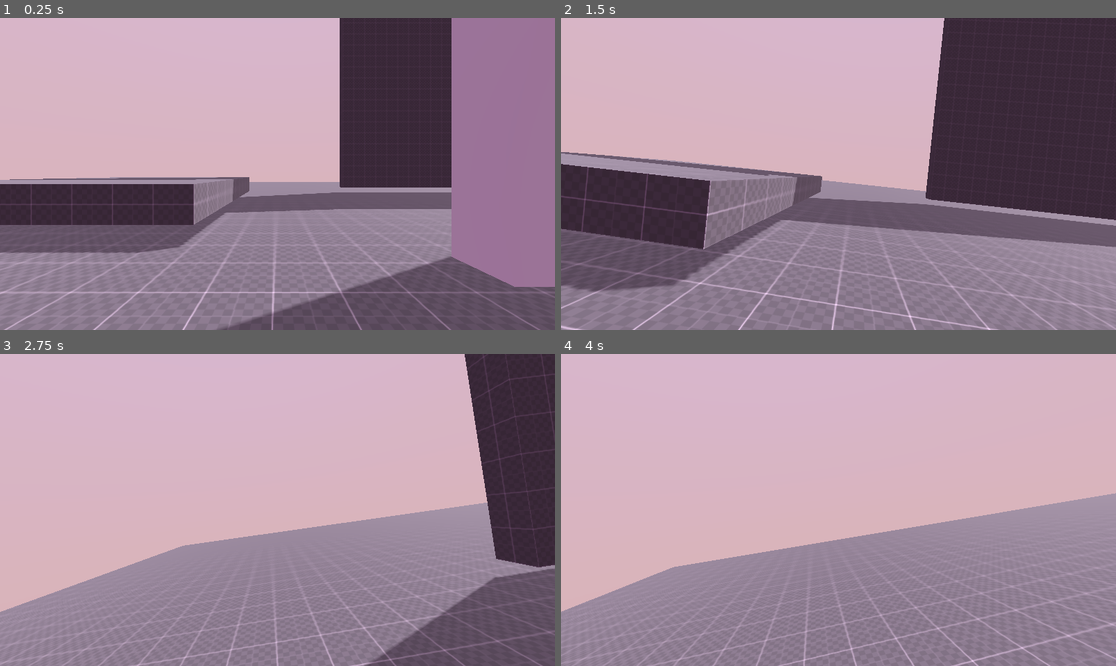
Above: before the commit, frames 1-4 (two rows, left to right).
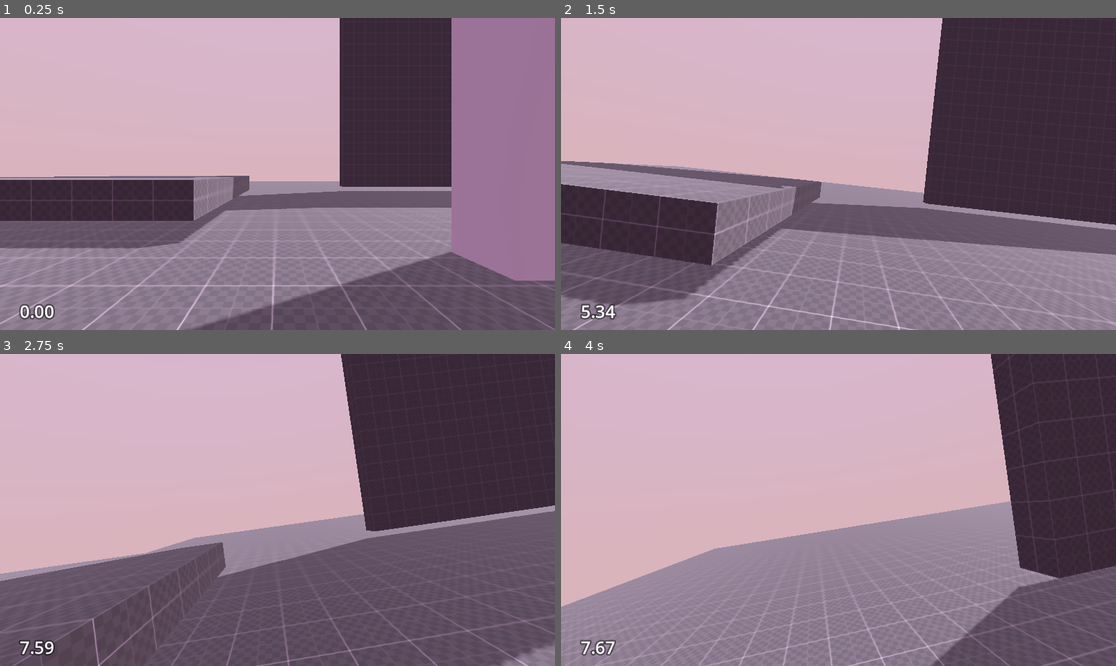
Above: after the commit, the same moments.

Repository: JhanosC/Borrowed-Time-PDJ
Game: Godot game, scene res://node_3d.tscn
The game is run twice, just before and just after one commit, with the same random seed, the same clock (stepped at 60 frames per second) and the same inputs.
Inputs (mouse positions are in pixels of both pictures, inside the frame that each line leads up to):
- Up to frame 1 (0.25 s): no input
- Up to frame 2 (1.5 s): tap Enter at 0.5 s; move the mouse to (866, 174) at 0.52 s; hold Space (jump) 0.53-1.28 s; hold W (move_forward) from 0.53 s (still down); move the mouse to (810, 174) at 1.27 s; tap E (interact) at 1.35 s
- Up to frame 3 (2.75 s): keep holding W (move_forward); tap Space (jump) at 1.52, 1.55, 1.82 s; move the mouse to (288, 503) at 2.02 s; hold Space (jump) from 2.03 s (still down); click (288, 503) at 2.1 s
- Up to frame 4 (4 s): keep holding W (move_forward); move the mouse to (832, 516) at 2.77 s; release Space (jump) at 2.78 s; tap Space (jump) at 2.85, 3.02, 3.32 s; move the mouse to (877, 513) at 3.52 s; hold Space (jump) from 3.53 s (still down); tap E (interact) at 3.6 s

The runs differ from the first frame. In frame 1, 6.2% of the frame differs, in the area x 0-100%, y 50-100%; in frame 2, 14%; in frame 3, 45%, in the area x 0-100%, y 0-100%; in frame 4, 24%.

Commit message:
Medidor de velocidade

Diff:
--- a/ASSETS/controllers/scripts/player_controller.gd
+++ b/ASSETS/controllers/scripts/player_controller.gd
@@ -1,7 +1,7 @@
 extends CharacterBody3D
 
 @export_subgroup("Properties")
-@export var jump_strength := 6.0
+@export var jump_strength := 7.0
 @export var mouse_sensitivity = 700
 @export var auto_bhop := true
 const HEADBOB_MOVE_AMOUNT = 0.06
@@ -14,7 +14,7 @@
 @export var ground_decel := 10.0
 @export var ground_friction := 6.0
 
-@export var air_cap := 0.85
+@export var air_cap := 1.0
 @export var air_accel := 800.0
 @export var air_move_speed := 500.0
 
@@ -27,7 +27,7 @@
 
 var input_mouse: Vector2
 
-var gravity := 0.0
+signal velocity_update
 
 @onready var camera = $CameraController/Camera3D
 @onready var raycast = $RayCast3D
@@ -50,7 +50,7 @@
 			var mass_ratio = min(1., MY_APPROX_MASS_KG / c.get_collider().mass)
 			push_dir.y = 0
 
-			var push_force = mass_ratio * 5.0
+			var push_force = mass_ratio * 3.0
 			c.get_collider().apply_impulse(
 				push_dir * velocity_diff_in_push_dir * push_force,
 				c.get_position() - c.get_collider().global_position)
@@ -71,7 +71,7 @@
 	var cur_speed_in_wish_dir = self.velocity.dot(wish_dir)
 	var add_speed_till_cap = movement_speed - cur_speed_in_wish_dir
 	if add_speed_till_cap > 0:
-		var accel_speed = ground_accel  * delta * movement_speed
+		var accel_speed = ground_accel * movement_speed * delta
 		accel_speed = min(accel_speed, add_speed_till_cap)
 		self.velocity += accel_speed * wish_dir
 
@@ -102,7 +102,7 @@
 
 	#Camera bobbing when landing
 	camera.position.y = lerp(camera.position.y, 0.0, delta * 5)
-	if is_on_floor() and gravity > 1: # Landed
+	if is_on_floor(): # Landed
 		camera.position.y = -0.1
 	#Respawn
 	if position.y < -10:
@@ -132,9 +132,9 @@
 
 	#Get direction
 	var input_dir := Input.get_vector("move_left", "move_right", "move_forward", "move_backward").normalized()
-	#movement_velocity = Vector3(input_dir.x, 0, input_dir.y) * movement_speed
 	wish_dir = self.global_transform.basis * Vector3(input_dir.x, 0., input_dir.y)
 
+	velocity_update.emit(velocity.length())
 	#Interact with objects
 	action_interact()
 
--- /dev/null
+++ b/debug_info.gd
@@ -0,0 +1,5 @@
+extends CanvasLayer
+
+
+func _on_velocity_update(velocity):
+	$Velocity.text = str(velocity).pad_decimals(2)
--- a/node_3d.tscn
+++ b/node_3d.tscn
@@ -1,10 +1,11 @@
-[gd_scene load_steps=13 format=3 uid="uid://dys7ruceyw0y2"]
+[gd_scene load_steps=16 format=3 uid="uid://dys7ruceyw0y2"]
 
 [ext_resource type="PackedScene" uid="uid://bl6q374o8fjde" path="res://ASSETS/environment/WE.tscn" id="1_a0tk4"]
 [ext_resource type="Texture2D" uid="uid://bbvdohjkhrutx" path="res://ASSETS/texture/kenney_prototype_textures/dark/texture_07.png" id="1_a202f"]
 [ext_resource type="PackedScene" uid="uid://5g5pal1keh8o" path="res://ASSETS/controllers/player_controller.tscn" id="2_noarx"]
 [ext_resource type="PackedScene" uid="uid://cqrso54i4vxs8" path="res://rigid_box.tscn" id="4_jka67"]
 [ext_resource type="MeshLibrary" uid="uid://daceprhb8647h" path="res://ASSETS/Tiles.tres" id="4_r3fl7"]
+[ext_resource type="Script" uid="uid://c1udo7a0lkml2" path="res://debug_info.gd" id="6_wc5p8"]
 
 [sub_resource type="BoxMesh" id="BoxMesh_noarx"]
 size = Vector3(30, 1, 30)
@@ -30,12 +31,20 @@
 [sub_resource type="BoxMesh" id="BoxMesh_i5arm"]
 size = Vector3(10, 1, 10)
 
-[node name="Node3D" type="Node3D"]
+[sub_resource type="SystemFont" id="SystemFont_i5arm"]
+
+[sub_resource type="LabelSettings" id="LabelSettings_4arys"]
+font = SubResource("SystemFont_i5arm")
+font_size = 36
+outline_size = 12
+outline_color = Color(0, 0, 0, 0.470588)
+
+[node name="Main" type="Node3D"]
 
 [node name="WorldEnvironment" parent="." instance=ExtResource("1_a0tk4")]
 
 [node name="Sun" type="DirectionalLight3D" parent="."]
-transform = Transform3D(-0.422618, -0.694272, 0.582563, 0, 0.642788, 0.766044, -0.906308, 0.323744, -0.271654, 0, 0, 0)
+transform = Transform3D(-0.422618, -0.694272, 0.582564, 0, 0.642788, 0.766044, -0.906308, 0.323744, -0.271654, 0, 13, 0)
 light_energy = 1.5
 shadow_enabled = true
 shadow_opacity = 0.75
@@ -266,3 +275,19 @@
 "cells": PackedInt32Array(196599, 65534, 1, 196586, 0, 1, 196581, 65525, 1, 589779, 65526, 1, 589784, 3, 1, 851942, 9,  …(246 unchanged characters)…
 }
 metadata/_editor_floor_ = Vector3(0, 2, 0)
+
+[node name="CanvasLayer" type="CanvasLayer" parent="."]
+script = ExtResource("6_wc5p8")
+
+[node name="Velocity" type="Label" parent="CanvasLayer"]
+offset_left = 41.0
+offset_top = 584.0
+offset_right = 131.0
+offset_bottom = 633.0
+size_flags_horizontal = 0
+size_flags_vertical = 8
+text = "1000"
+label_settings = SubResource("LabelSettings_4arys")
+vertical_alignment = 2
+
+[connection signal="velocity_update" from="CharacterBody3D" to="CanvasLayer" method="_on_velocity_update"]
Not shown, added: debug_info.gd.uid
Not shown, added: fonts/license.txt
Binary file added: fonts/lilita_one_regular.ttf
Not shown, added: fonts/lilita_one_regular.ttf.import
